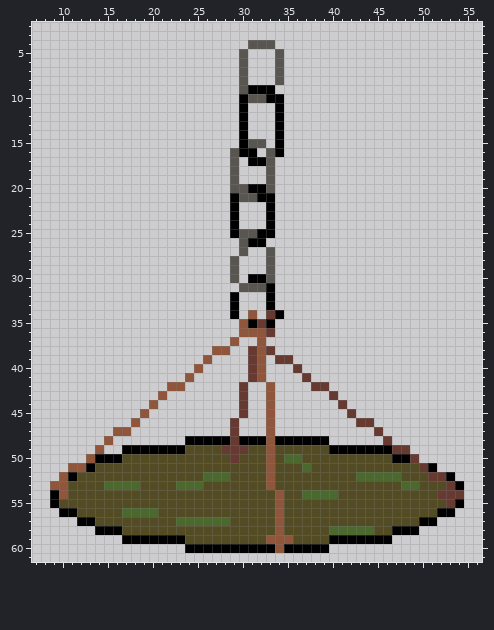
Pixel-art sprite, stored at GMTK-2024/Assets/Assets/Pixelart/Customer Items/SmallTrinketItem.png. The picture above is the old version.
The file is 64x64 pixels. Shown: x 7..56, y 2..61.
The same view after the edit:
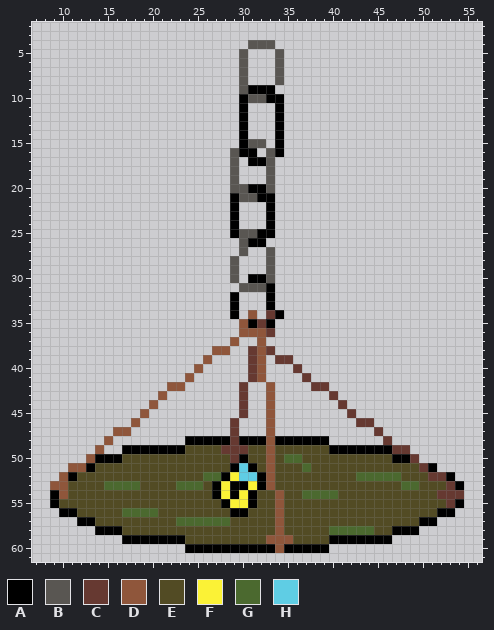
Palette (. is transparent): A #000000  B #595652  C #663931  D #8f563b  E #524b24  F #fbf236  G #4b692f  H #5fcde4
From old to new:
Changed rows in their new state; - is an unchanged pixel.
first column x 27:
50 ---A--
51 --AHA-
52 -AFHHA
53 AFAAFA
54 AFAFA-
55 -AFFA-
56 --AA--
Changed places in both pictures, as pixel boxes (x1, y1, x2, y2):
changed: (212, 454, 266, 517)
